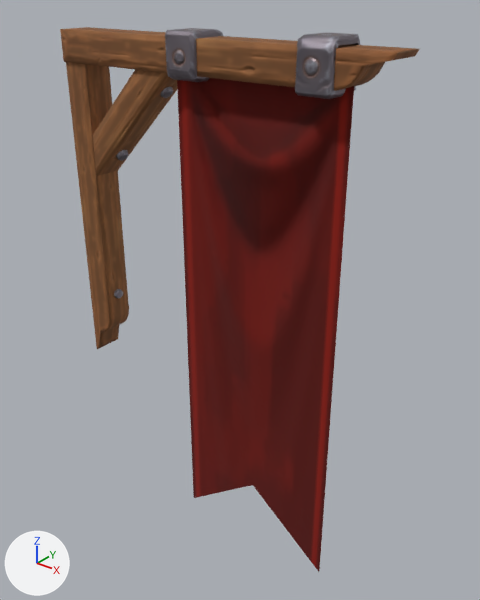
An edit to the glTF model public/assets/models/props/prop_banner.glb, drawn before and after from the same camera.
Rendered twice from a 50 mm camera at (2.57, -2.03, 1.01) aimed at (0.88, 0.09, -0.3). Every picture has the same lights, and +X, +Y and +Z are marked at lower left. The picture after the commit comes second. Vertices at exactly the same position are counted once.

The scene before the commit, as lines of its bpy script (objects in view):
```python
ob_banner_1 = bpy.data.objects.new('Banner_1', me_cube_187)
ob_banner_1.location = (0.0, 0.0, 0.0)
```
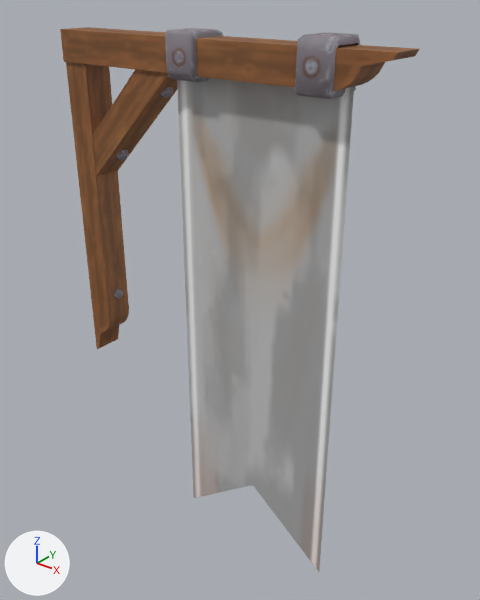
Edits to the bpy script that builds the scene:
```text
Change mat_mi_trim_furniture:
    remove # nodes: BsdfPrincipled, Mix, NormalMap, OutputMaterial, SeparateColor, TexImage x3, VertexColor
    nodes: BsdfPrincipled, OutputMaterial, TexImage
    remove # uses the picture img_t_trim_furniture_normal
    remove # uses the picture img_t_trim_furniture_orm
Change mat_mi_trim_metal:
    remove # nodes: BsdfPrincipled, Mix, NormalMap, OutputMaterial, SeparateColor, TexImage x3, VertexColor
    nodes: BsdfPrincipled, OutputMaterial, TexImage
    remove # uses the picture img_t_trim_metal_normal
    remove # uses the picture img_t_trim_metal_orm
Change mat_mi_banner:
    remove # nodes: BsdfPrincipled, Mix, NormalMap, OutputMaterial, SeparateColor, TexImage x3, VertexColor
    nodes: BsdfPrincipled, OutputMaterial, TexImage
    remove # uses the picture img_t_trim_cloth_normal
    remove # uses the picture img_t_trim_cloth_orm
Change me_cube_187:
    where me_cube_187.from_pydata(...)  # 268 vertices, 448 faces; spans x 0.0..1.61, y -0.1..0.09, z -1.55..0.84
    used by ob_banner_1; location = (0.0, 0.0, 0.0)
    me_cube_187 part 1: vertex colours changed
```

What differs and where, as boxes [x1, y1, x2, y2] in the pictures (480 x 600 px):
'Banner_1', surface changed, recoloured (red to grey): [60, 28, 415, 572] in both
